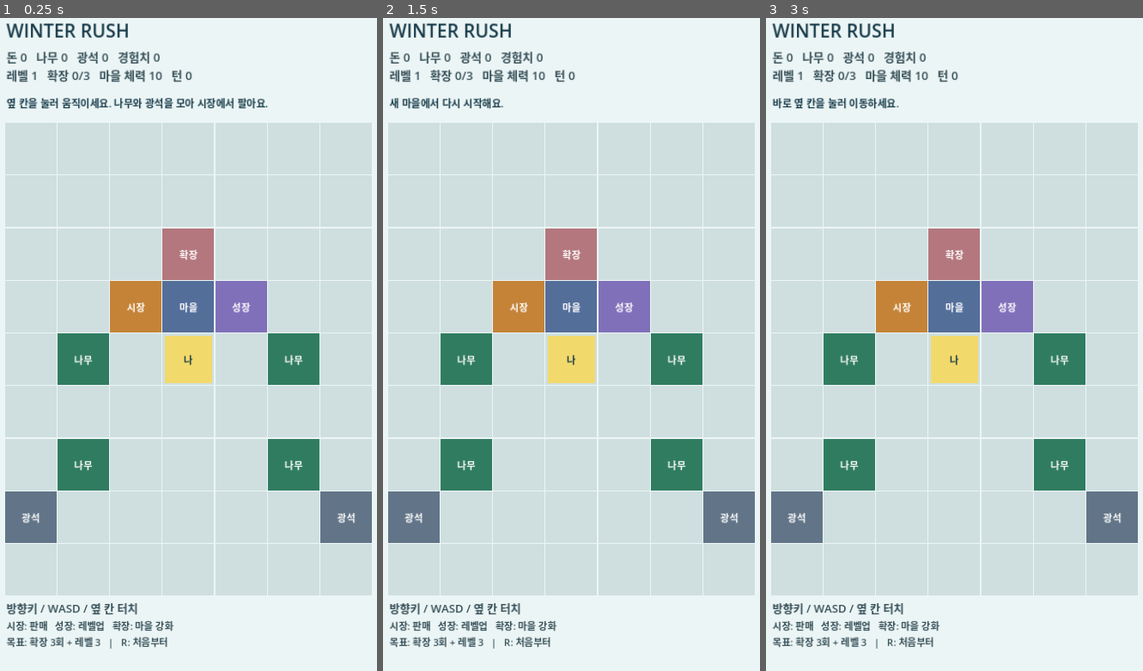
Above: before the commit, frames 1-3 (left to right).
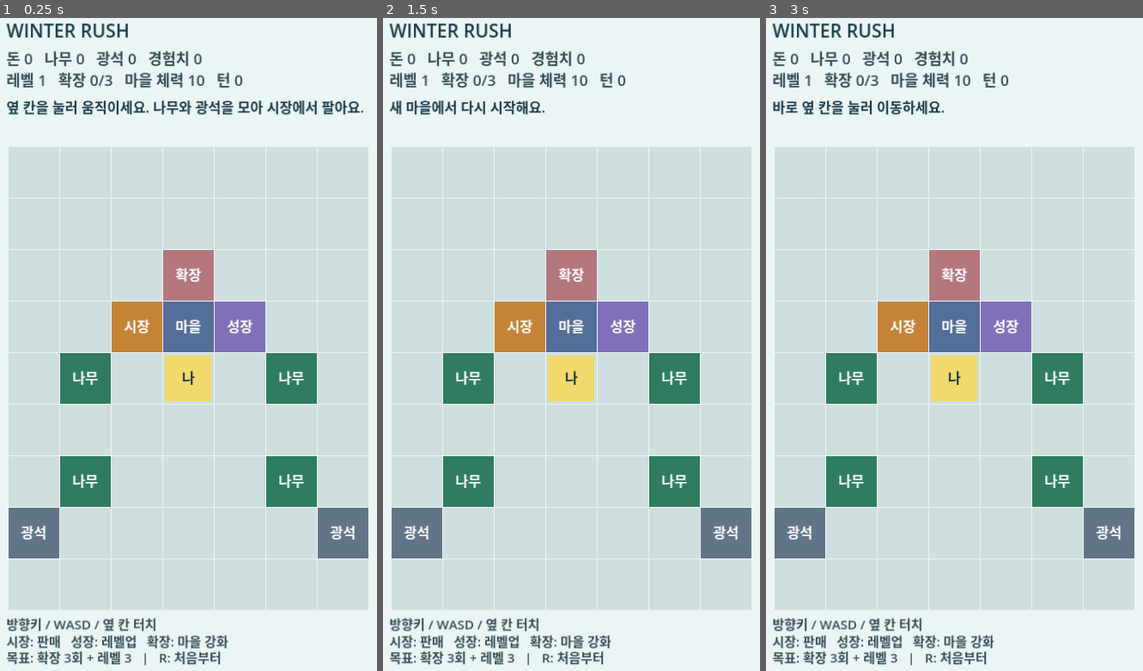
Above: after the commit, the same moments.

Repository: mijiye29-creator/winter-rush
Game: Godot game, scene res://scenes/Main.tscn
Two runs of this game, one before a commit and one after it. Both use one fixed random seed, a clock stepped at 60 frames per second and the inputs below.
Inputs (mouse positions are in pixels of both pictures, inside the frame that each line leads up to):
- Up to frame 1 (0.25 s): no input
- Up to frame 2 (1.5 s): tap Enter at 0.5 s; move the mouse to (658, 324) at 0.52 s; hold Right 0.53-1.28 s; tap R at 0.6, 1.35 s; click (658, 324) at 0.67 s; tap Space at 1.25 s; move the mouse to (496, 390) at 1.27 s; hold Down from 1.28 s (still down)
- Up to frame 3 (3 s): tap Enter at 2 s; move the mouse to (992, 207) at 2.02 s; release Down at 2.03 s; hold Right 2.03-2.78 s; tap R at 2.1, 2.85 s; tap Space at 2.75 s; move the mouse to (935, 494) at 2.77 s; hold Up from 2.78 s (still down); click (935, 494) at 2.92 s

The runs differ from the first frame. In frame 1, 24% of the frame differs, in the area x 1-99%, y 5-100%; in frame 2, 23%; in frame 3, 24%.

Commit message:
Make mobile text readable and wrap long messages
On a phone the 720px canvas is drawn at about half size, so the old 18-22px
text showed at roughly 9-11dp. Raise HUD, message, tile and footer text to
24-28px (about 12-14dp), wrap the result message onto two lines so it no
longer runs off the right edge, and keep tiles at 96px (about 48dp) for touch.
A UI test now guards the minimum text size, touch size, two-line wrapping and
that the restart hint stays on screen.

Co-Authored-By: Claude Opus 5.5 <noreply@anthropic.com>
Claude-Session: https://claude.ai/code/session_01QLLGDXsMVC63QfoNepGM9e

Diff:
--- a/scripts/main.gd
+++ b/scripts/main.gd
@@ -13,6 +13,14 @@
 	"ground": Color("cfdfdf")
 }
 
+# The 720px canvas is drawn at about half size on a phone, so 24px is roughly the 12dp minimum.
+const HUD_FONT := 28
+const MESSAGE_FONT := 26
+const TILE_FONT := 26
+const FOOTER_FONT := 24
+const GRID_TOP := 250.0
+const FOOTER_SPACE := 160.0
+
 var game = GameState.new()
 var message := "옆 칸을 눌러 움직이세요. 나무와 광석을 모아 시장에서 팔아요."
 
@@ -22,9 +30,9 @@
 
 
 func _layout() -> Dictionary:
-	var cell := floori(min((size.x - 32.0) / GameState.WIDTH, (size.y - 360.0) / GameState.HEIGHT))
+	var cell := floori(min((size.x - 32.0) / GameState.WIDTH, (size.y - GRID_TOP - FOOTER_SPACE) / GameState.HEIGHT))
 	cell = maxi(cell, 16)
-	var origin := Vector2((size.x - cell * GameState.WIDTH) / 2.0, 205.0)
+	var origin := Vector2((size.x - cell * GameState.WIDTH) / 2.0, GRID_TOP)
 	return {"cell": cell, "origin": origin}
 
 
@@ -32,9 +40,10 @@
 	draw_rect(Rect2(Vector2.ZERO, size), Color("ecf5f5"))
 	var font := ThemeDB.fallback_font
 	_text(font, "WINTER RUSH", Vector2(20, 46), 34, Color("173b4a"))
-	_text(font, "돈 %d   나무 %d   광석 %d   경험치 %d" % [game.coins, game.wood, game.ore, game.xp], Vector2(20, 91), 22)
-	_text(font, "레벨 %d   확장 %d/3   마을 체력 %d   턴 %d" % [game.level, game.expansions, game.village_hp, game.turn], Vector2(20, 125), 22)
-	_text(font, message, Vector2(20, 176), 19, Color("173b4a"))
+	_text(font, "돈 %d   나무 %d   광석 %d   경험치 %d" % [game.coins, game.wood, game.ore, game.xp], Vector2(20, 96), HUD_FONT)
+	_text(font, "레벨 %d   확장 %d/3   마을 체력 %d   턴 %d" % [game.level, game.expansions, game.village_hp, game.turn], Vector2(20, 136), HUD_FONT)
+	# Long messages wrap onto a second line instead of running off the right edge.
+	draw_multiline_string(font, Vector2(20, 186), message, HORIZONTAL_ALIGNMENT_LEFT, size.x - 40, MESSAGE_FONT, 2, Color("173b4a"))
 	var layout := _layout()
 	var cell: int = layout.cell
 	var origin: Vector2 = layout.origin
@@ -52,13 +61,13 @@
 				draw_rect(rect.grow(-4), Color("f2d96b"))
 				label = "나"
 			if label != "":
-				draw_string(font, rect.position + Vector2(0, cell * 0.58), label, HORIZONTAL_ALIGNMENT_CENTER, cell - 2, 18, Color.WHITE if label != "나" else Color("173b4a"))
-	var footer_y := origin.y + cell * GameState.HEIGHT + 30
-	_text(font, "방향키 / WASD / 옆 칸 터치", Vector2(20, footer_y), 21)
-	_text(font, "시장: 판매   성장: 레벨업   확장: 마을 강화", Vector2(20, footer_y + 32), 18)
-	_text(font, "목표: 확장 3회 + 레벨 3   |   R: 처음부터", Vector2(20, footer_y + 62), 18)
+				draw_string(font, rect.position + Vector2(0, cell * 0.58), label, HORIZONTAL_ALIGNMENT_CENTER, cell - 2, TILE_FONT, Color.WHITE if label != "나" else Color("173b4a"))
+	var footer_y := origin.y + cell * GameState.HEIGHT + 34
+	_text(font, "방향키 / WASD / 옆 칸 터치", Vector2(20, footer_y), FOOTER_FONT)
+	_text(font, "시장: 판매   성장: 레벨업   확장: 마을 강화", Vector2(20, footer_y + 32), FOOTER_FONT)
+	_text(font, "목표: 확장 3회 + 레벨 3   |   R: 처음부터", Vector2(20, footer_y + 62), FOOTER_FONT)
 	if game.finished:
-		_text(font, "화면을 눌러 다시 시작", Vector2(20, footer_y + 100), 23, Color("bd4249"))
+		_text(font, "화면을 눌러 다시 시작", Vector2(20, footer_y + 100), HUD_FONT, Color("bd4249"))
 
 
 func _text(font: Font, value: String, position: Vector2, font_size: int, color := Color("334d56")) -> void:
--- a/tests/run_ui_tests.gd
+++ b/tests/run_ui_tests.gd
@@ -1,6 +1,7 @@
 extends SceneTree
 
 const MainScene = preload("res://scenes/Main.tscn")
+const GameState = preload("res://scripts/game_state.gd")
 var failures := 0
 
 
@@ -25,6 +26,7 @@
 	key.keycode = KEY_R
 	main._input(key)
 	_check(main.game.player == Vector2i(3, 4) and main.game.turn == 0, "restart resets the game")
+	_check_phone_readability(main)
 	print("UI input tests: %d failure(s)" % failures)
 	quit(1 if failures > 0 else 0)
 
@@ -33,3 +35,17 @@
 	if not condition:
 		failures += 1
 		push_error(description)
+
+
+# The 720px canvas is about half size on a phone: 24px text ≈ 12dp, an 88px tile ≈ 44dp touch target.
+func _check_phone_readability(main) -> void:
+	for font_size in [main.HUD_FONT, main.MESSAGE_FONT, main.TILE_FONT, main.FOOTER_FONT]:
+		_check(font_size >= 24, "phone text is at least 24px (about 12dp)")
+	var layout: Dictionary = main._layout()
+	_check(layout.cell >= 88, "tiles stay at least 88px (about 44dp) for touch")
+	var font := ThemeDB.fallback_font
+	var longest := "게임이 끝났어요. R 또는 화면을 눌러 다시 시작하세요. 침입자가 나타났어요!"
+	var wrapped := font.get_multiline_string_size(longest, HORIZONTAL_ALIGNMENT_LEFT, main.size.x - 40, main.MESSAGE_FONT)
+	_check(wrapped.y <= font.get_height(main.MESSAGE_FONT) * 2 + 1, "long messages fit in two lines")
+	var footer_bottom: float = layout.origin.y + layout.cell * GameState.HEIGHT + 134 + main.HUD_FONT * 0.3
+	_check(footer_bottom <= main.size.y, "restart hint stays on screen")
